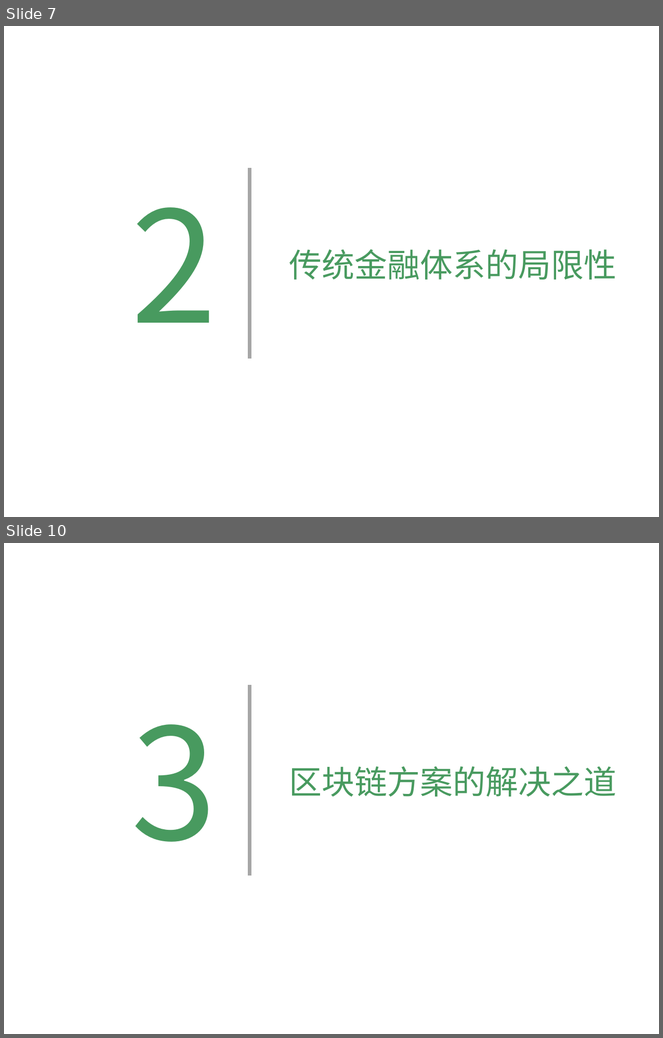
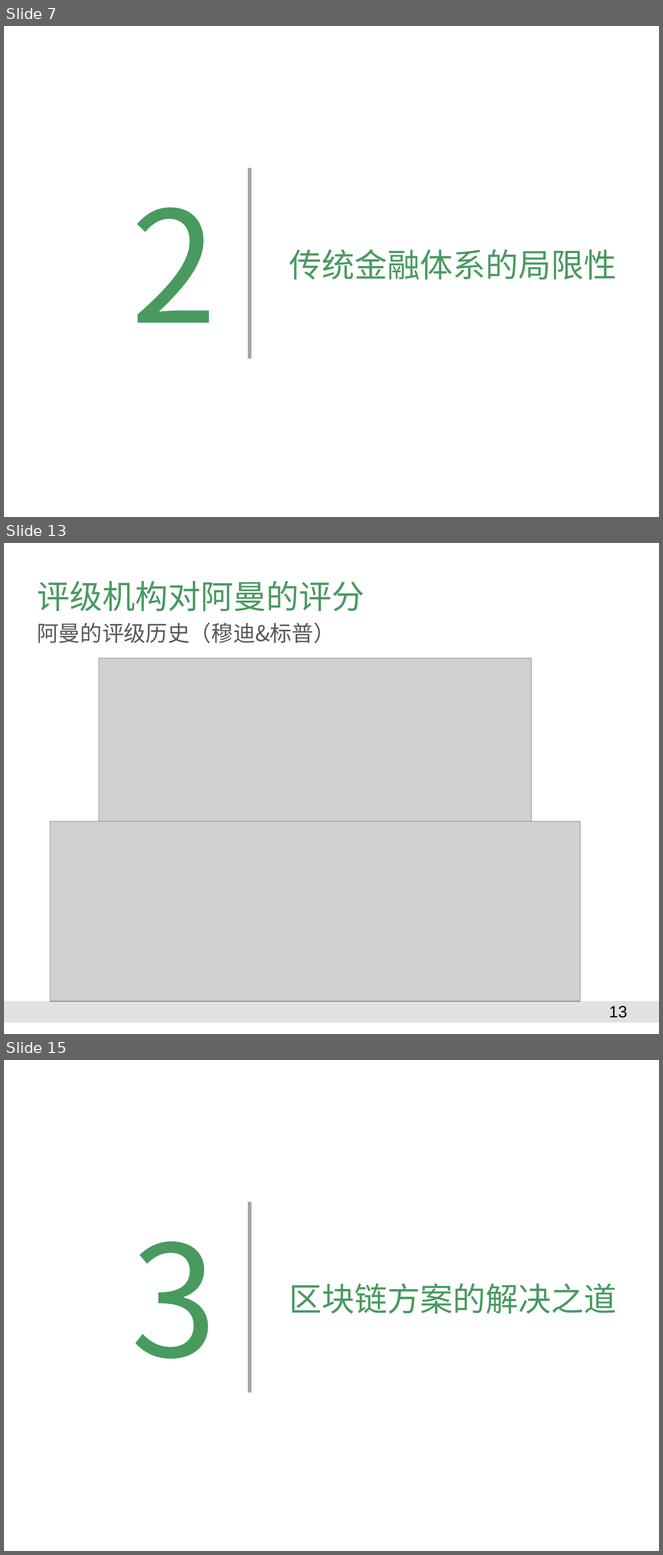
Before and after one commit to Catfeeds/DOC, a slide deck: 阿曼/proposal for Oman.pptx. Shown one above the other, each under a label of ours: slides 7 and 10 before the commit, slides 7, 13 and 15 after it; the slides between them are not shown. The pictures are 663x1038 and 663x1555 pixels, drawn with LibreOffice and Linux fonts; fonts in the diff are those of the drawing; grey boxes stand for pictures; background and template pictures are left out. Boxes give left, top, right and bottom in pixels: in the first picture for what was removed or moved away, otherwise in the second. Text is boxed around its words. In the diff, an @@ line names an element or a change of style, - is before the commit and + after.

```diff
--- a/阿曼/proposal for Oman.pptx
+++ b/阿曼/proposal for Oman.pptx
@@ slide 13 added at (x1=4, y1=543, x2=659, y2=1034), background #FFFFFF @@
@@ title added at (x1=37, y1=581, x2=365, y2=611), 36 pt, text #489A5F @@
+评级机构对阿曼的评分
@@ text added at (x1=37, y1=623, x2=336, y2=643), 24 pt, text #595959 @@
+阿曼的评级历史（穆迪&标普）
@@ picture added at (x1=99, y1=658, x2=531, y2=822) @@
@@ picture added at (x1=50, y1=822, x2=581, y2=1002) @@
@@ rectangle added at (x1=4, y1=1002, x2=659, y2=1023), fill #E2E2E2 @@
@@ page number added at (x1=609, y1=1006, x2=627, y2=1018), 18 pt, text #000000 @@
+13
@@ what was slide 10 is now slide 15 @@
```
Also in this commit, not shown: 3 slides changed, 7 other slides added, 1 slide removed, 4 other files.
